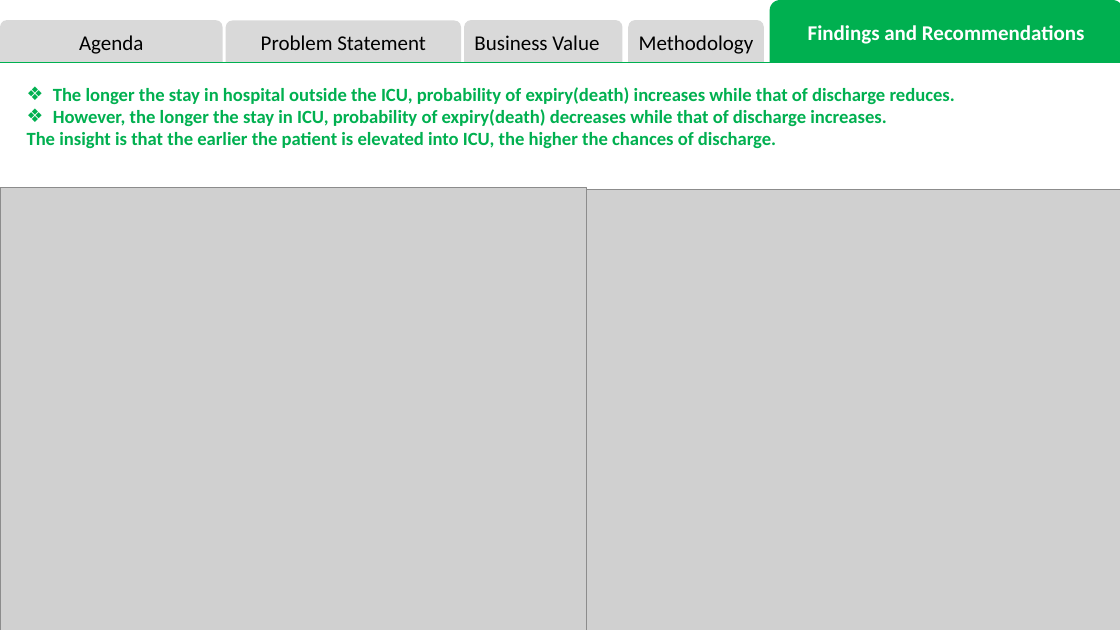
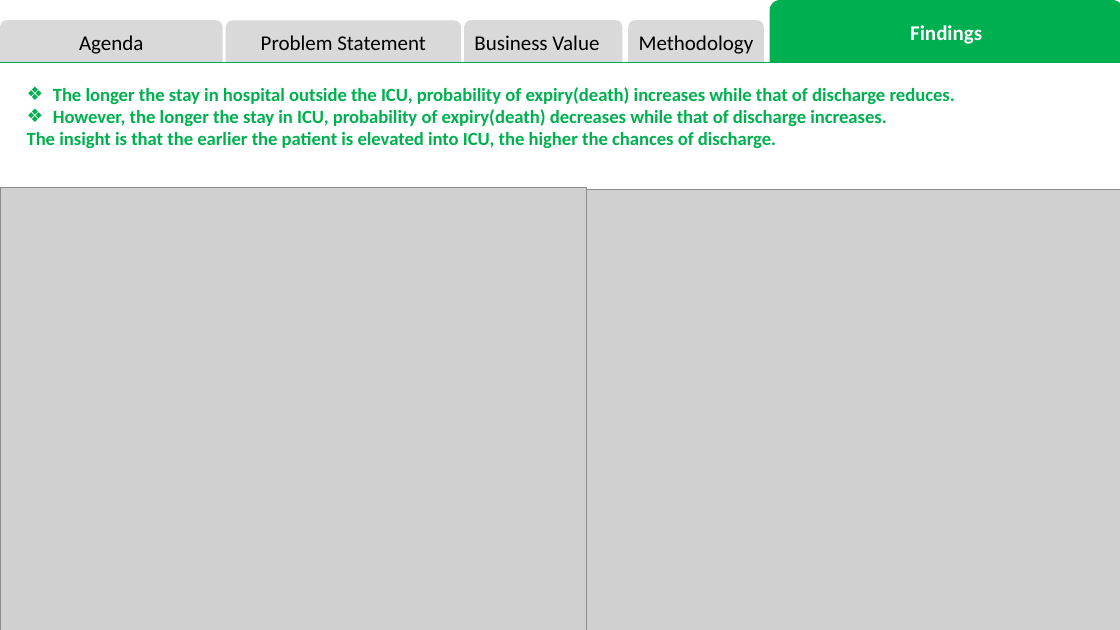
Before and after one commit to gabinuss/Cardio-Insights, a slide deck: slide 8 of Project-2/PRESENTATION.pptx. Drawn at 1120x630 pixels with LibreOffice and Linux fonts; fonts in the diff are those of the drawing; grey boxes stand for pictures. Boxes give left, top, right and bottom in pixels: in the first picture for what was removed or moved away, otherwise in the second. Text is boxed around its words. In the diff, an @@ line names an element or a change of style, - is before the commit and + after.

```diff
--- a/Project-2/PRESENTATION.pptx
+++ b/Project-2/PRESENTATION.pptx
@@ text in round same rect at bbox=[910, 25, 982, 44]: text changed @@
-Findings and Recommendations
+Findings
```
Also in this commit, not shown: 8 other slides changed, 4 slides added, 1 other file.
